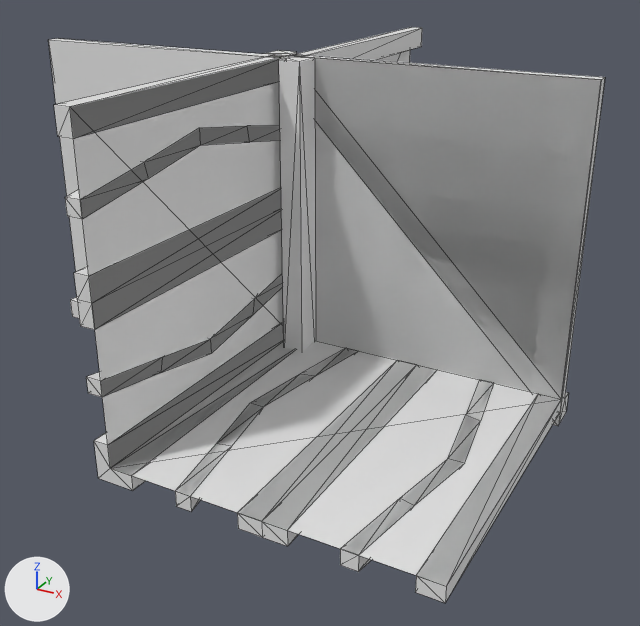
The OBJ model Data/bmc/tiles/t_132.obj: old version first, new version second.
Camera for both pictures: a 50 mm camera at (0.763, -1.279, 0.697) aimed at (0.077, -0.033, 0.074). Arrows for +X, +Y and +Z are at lower left; the lights stay in place. Mesh edges are drawn as thin lines. Where no turn or scale is listed for an object, it has been applied to the vertices.

Objects in the first picture: 't_132'.
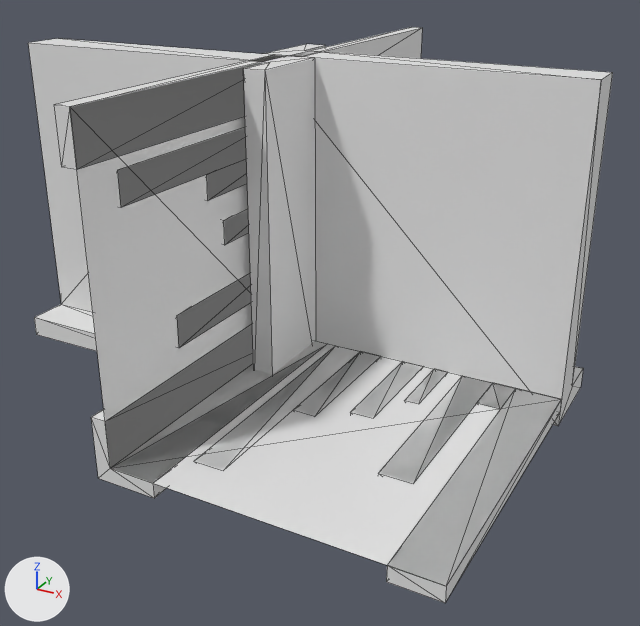
Where the change shows, as pixel boxes [x1, y1, x2, y2] in the pictures (640 x 626 px; the box of a moved part takes in the faces that stretch with it):
't_132', reshaped: before [48, 27, 605, 603]; after [28, 27, 613, 603]
part 1 of me_t_132, added: after [404, 369, 445, 403]
part 2 of me_t_132, added: after [351, 361, 421, 418]
part 3 of me_t_132, rebuilt: before [65, 125, 280, 219]; after [117, 129, 246, 206]
part 4 of me_t_132, rebuilt: before [74, 189, 282, 330]; after [224, 209, 249, 244]
part 5 of me_t_132, rebuilt: before [175, 349, 357, 511]; after [194, 350, 381, 469]
part 6 of me_t_132, deleted: before [237, 362, 431, 546]
part 7 of me_t_132, moved or reshaped: before [48, 28, 605, 603]; after [28, 28, 613, 603]

Patch to the scene script:
```diff
--- a/Data/bmc/tiles/t_132.obj.py
+++ b/Data/bmc/tiles/t_132.obj.py
@@ me_t_132 @@
 # used by ob_t_132; location = (0.0, 0.0, 0.0)
-me_t_132.from_pydata(...)  # 281 vertices, 532 faces; spans x -0.5..0.5, y -0.5..0.5, z -0.05..0.5
+me_t_132.from_pydata(...)  # 239 vertices, 432 faces; spans x -0.5..0.5, y -0.5..0.5, z -0.05..0.5
+# me_t_132 part 1: a new loose piece, a box spanning x 0.282..0.307, y -0.126..0.0, z -0.025..0.0
+# me_t_132 part 2: a new loose piece, a box spanning x 0.223..0.263, y -0.2..0.0, z -0.025..0.0
+# me_t_132 part 3: the loose piece of 38 vertices spanning x -0.025..0.025, y -0.5..0.5, z 0.362..0.429 is rebuilt with 25 vertices and now spans x -0.025..0.025, y -0.429..0.429, z 0.318..0.408
+# me_t_132 part 4: the loose piece of 21 vertices spanning x -0.025..0.025, y -0.5..0.5, z 0.212..0.288 is rebuilt with 14 vertices and now spans x -0.025..0.025, y -0.2..0.2, z 0.237..0.277
+# me_t_132 part 5: the loose piece of 20 vertices spanning x 0.071..0.138, y -0.5..0.0, z -0.025..0.0 is rebuilt with 14 vertices and now spans x 0.092..0.182, y -0.429..0.0, z -0.025..0.0
+# me_t_132 part 6: the loose piece of 12 vertices spanning x 0.213..0.287, y -0.5..0.0, z -0.025..0.0 is deleted
+# me_t_132 part 7: 128 vertices removed from x -0.5..0.5, y -0.5..0.5, z -0.05..0.5; 96 vertices added at x -0.5..0.5, y -0.5..0.5, z -0.05..0.5
```
